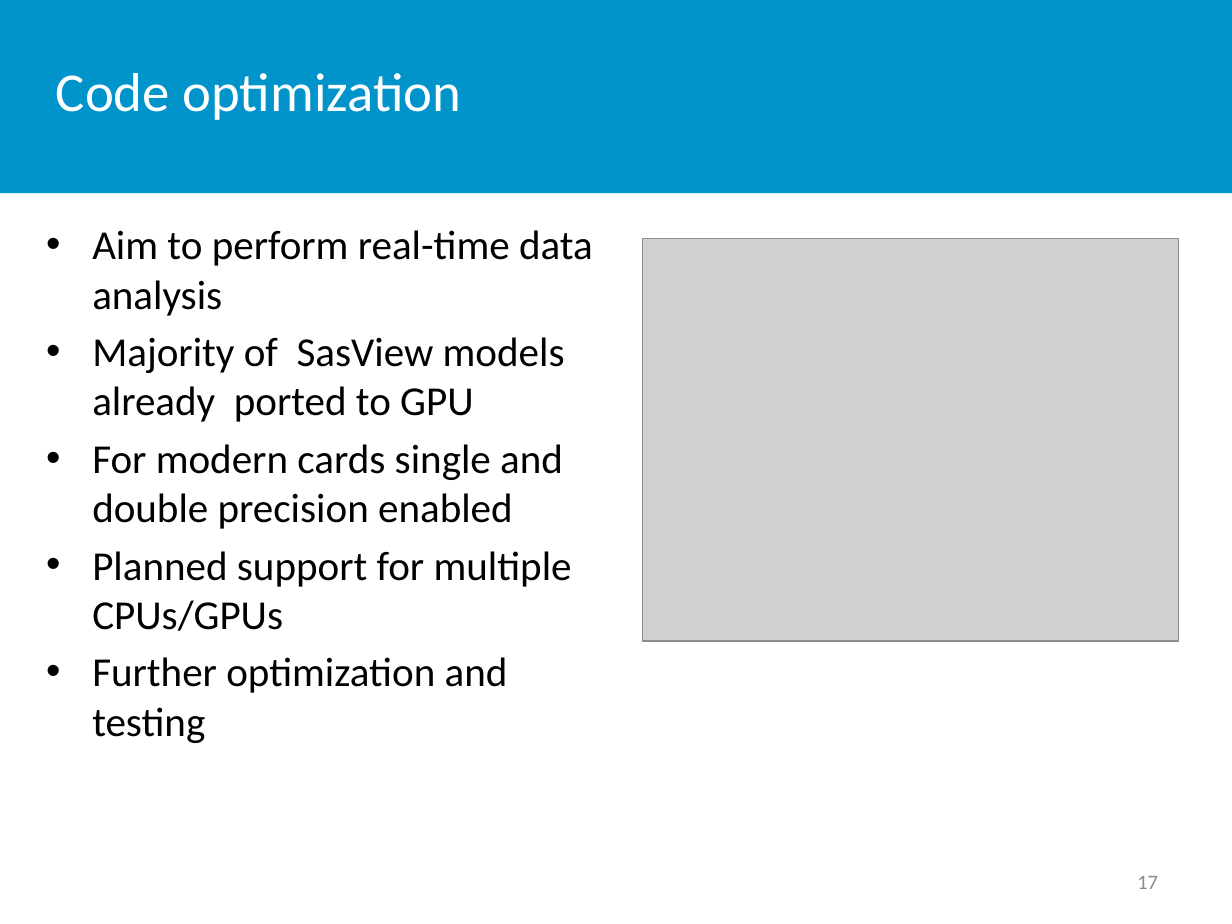
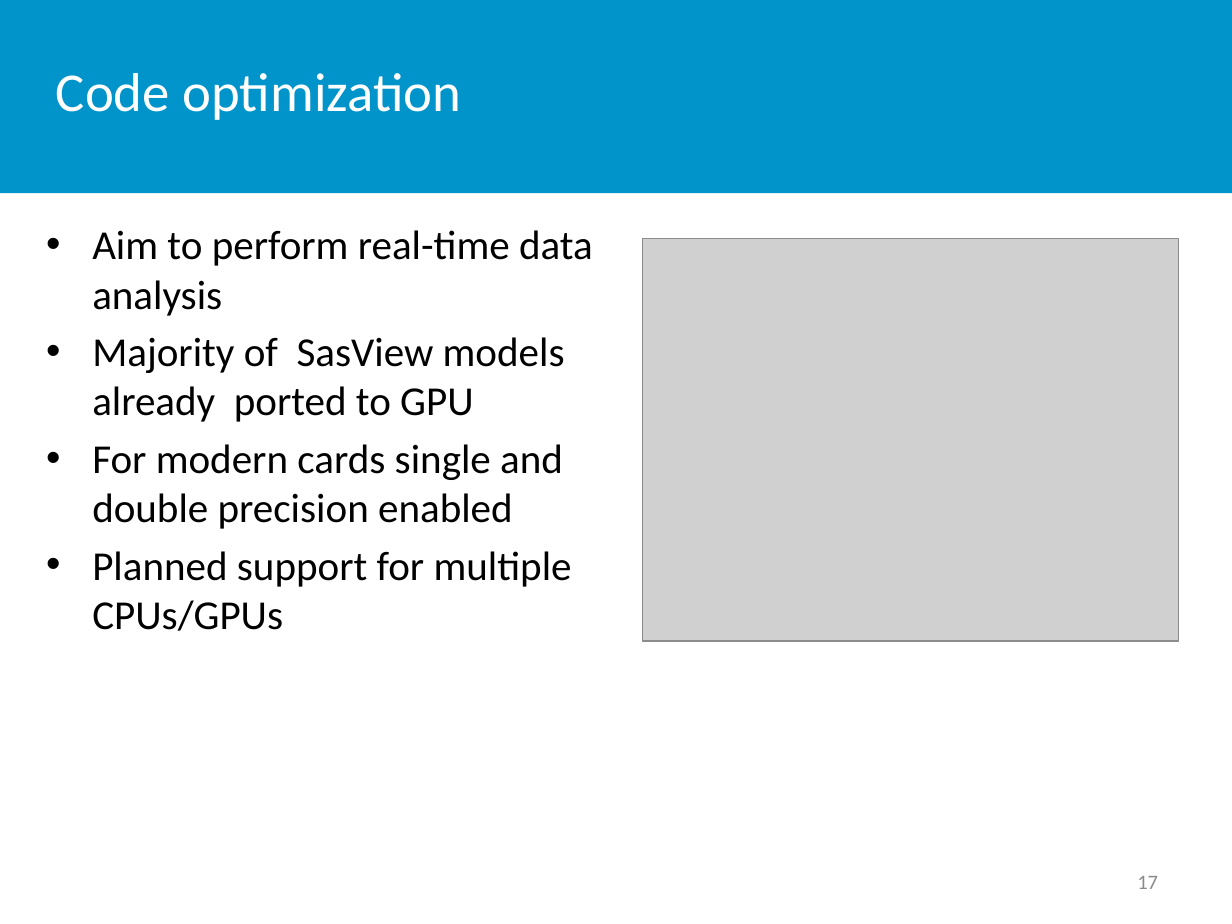
Before and after one commit to SasView/documents, a slide deck: slide 17 of Presentations/NoBugs-WP/NoBugsReducedSize.pptx. Drawn at 1232x924 pixels with LibreOffice and Linux fonts; fonts in the diff are those of the drawing; grey boxes stand for pictures; background and template pictures are left out. Boxes give left, top, right and bottom in pixels: in the first picture for what was removed or moved away, otherwise in the second. Text is boxed around its words. In the diff, an @@ line names an element or a change of style, - is before the commit and + after.

```diff
--- a/Presentations/NoBugs-WP/NoBugsReducedSize.pptx
+++ b/Presentations/NoBugs-WP/NoBugsReducedSize.pptx
@@ text at (92,657,508,743): paragraph removed @@
-• Further optimization and testing
```
Also in this commit, not shown: 8 other slides changed, 1 other file.
